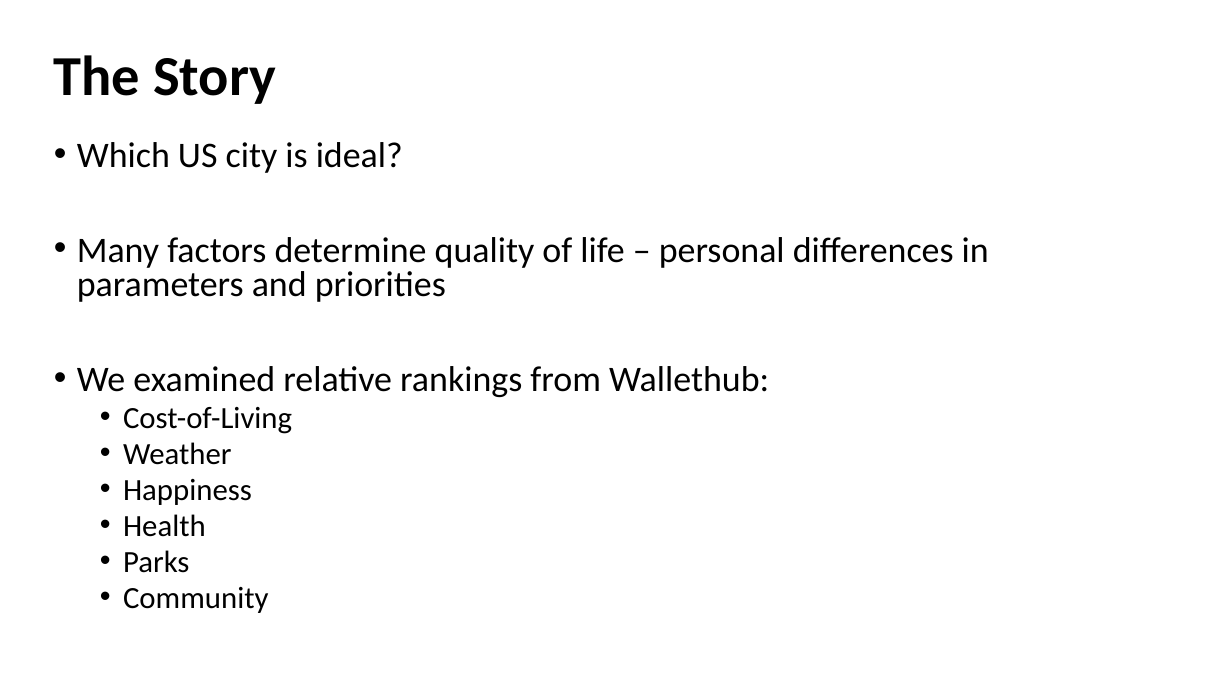
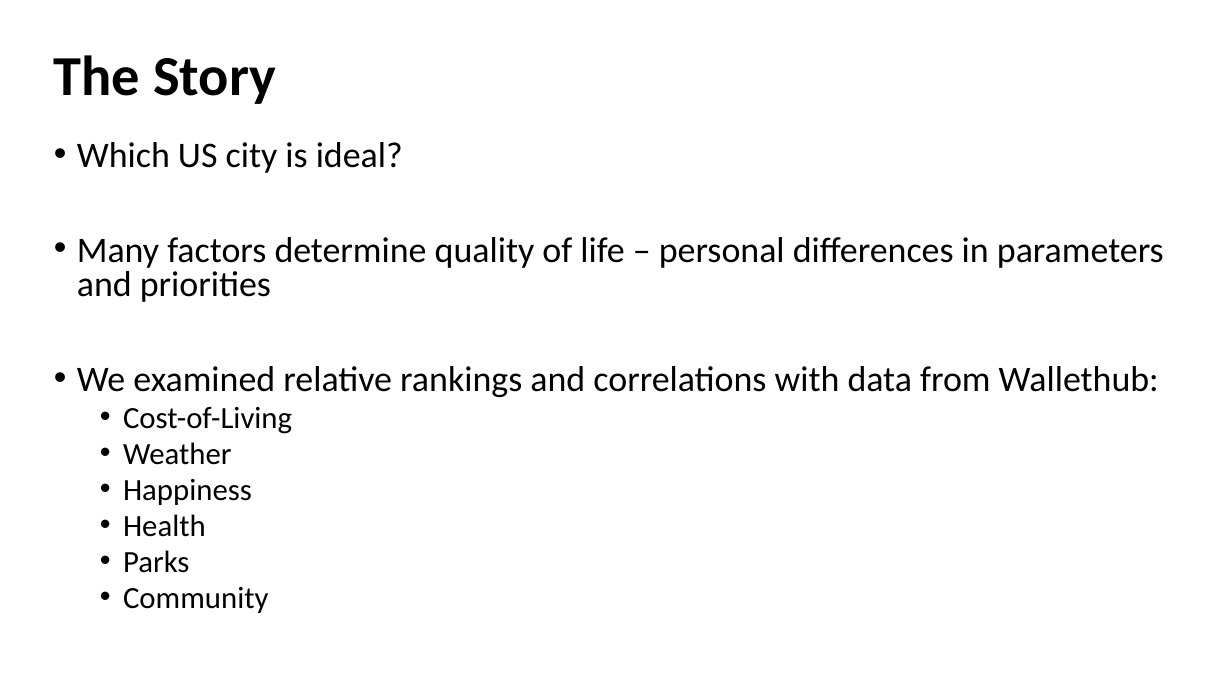
Before and after one commit to jamiedeguz/weatherornot, a slide deck: slide 3 of Presentation.pptx. Drawn at 1232x693 pixels with LibreOffice and Linux fonts; fonts in the diff are those of the drawing. Boxes give left, top, right and bottom in pixels: in the first picture for what was removed or moved away, otherwise in the second. Text is boxed around its words. In the diff, an @@ line names an element or a change of style, - is before the commit and + after.

```diff
--- a/Presentation.pptx
+++ b/Presentation.pptx
@@ text at (77,366,1159,397): text changed @@
-• We examined relative rankings from Wallethub:
+• We examined relative rankings and correlations with data from Wallethub:
```
Also in this commit, not shown: 1 other slide changed, 1 slide removed, 27 other files.
